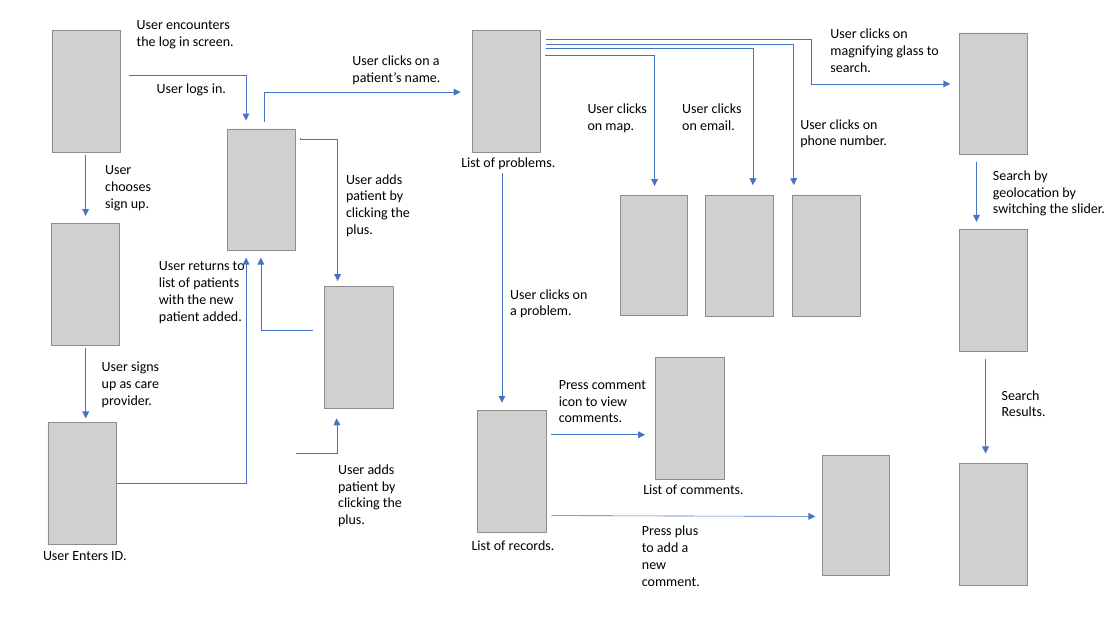
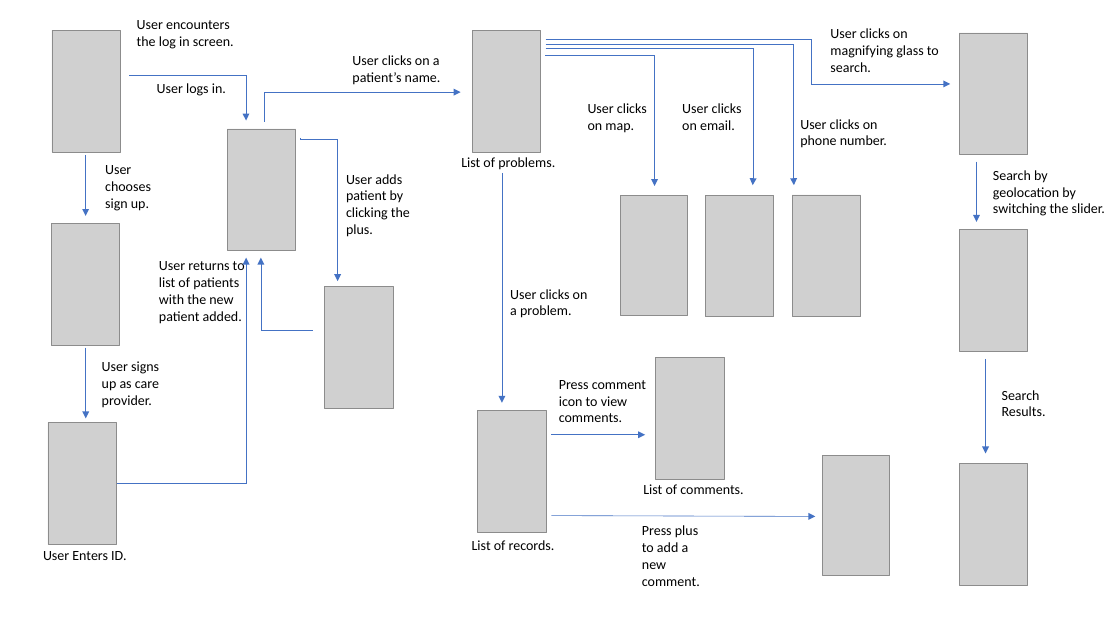
Before and after one commit to CMPUT301F18T14/PicMyMed, a slide deck: slide 2 of UI_flow.pptx. Drawn at 1120x630 pixels with LibreOffice and Linux fonts; fonts in the diff are those of the drawing; grey boxes stand for pictures; background and template pictures are left out. Boxes give left, top, right and bottom in pixels: in the first picture for what was removed or moved away, otherwise in the second. Text is boxed around its words. In the diff, an @@ line names an element or a change of style, - is before the commit and + after.

```diff
--- a/UI_flow.pptx
+++ b/UI_flow.pptx
@@ elbow arrow removed from (296, 454) to (337, 418) @@
@@ text removed at <box>338,464,402,527</box> @@
-User adds patient by clicking the plus.
```
Also in this commit, not shown: 2 other files.
